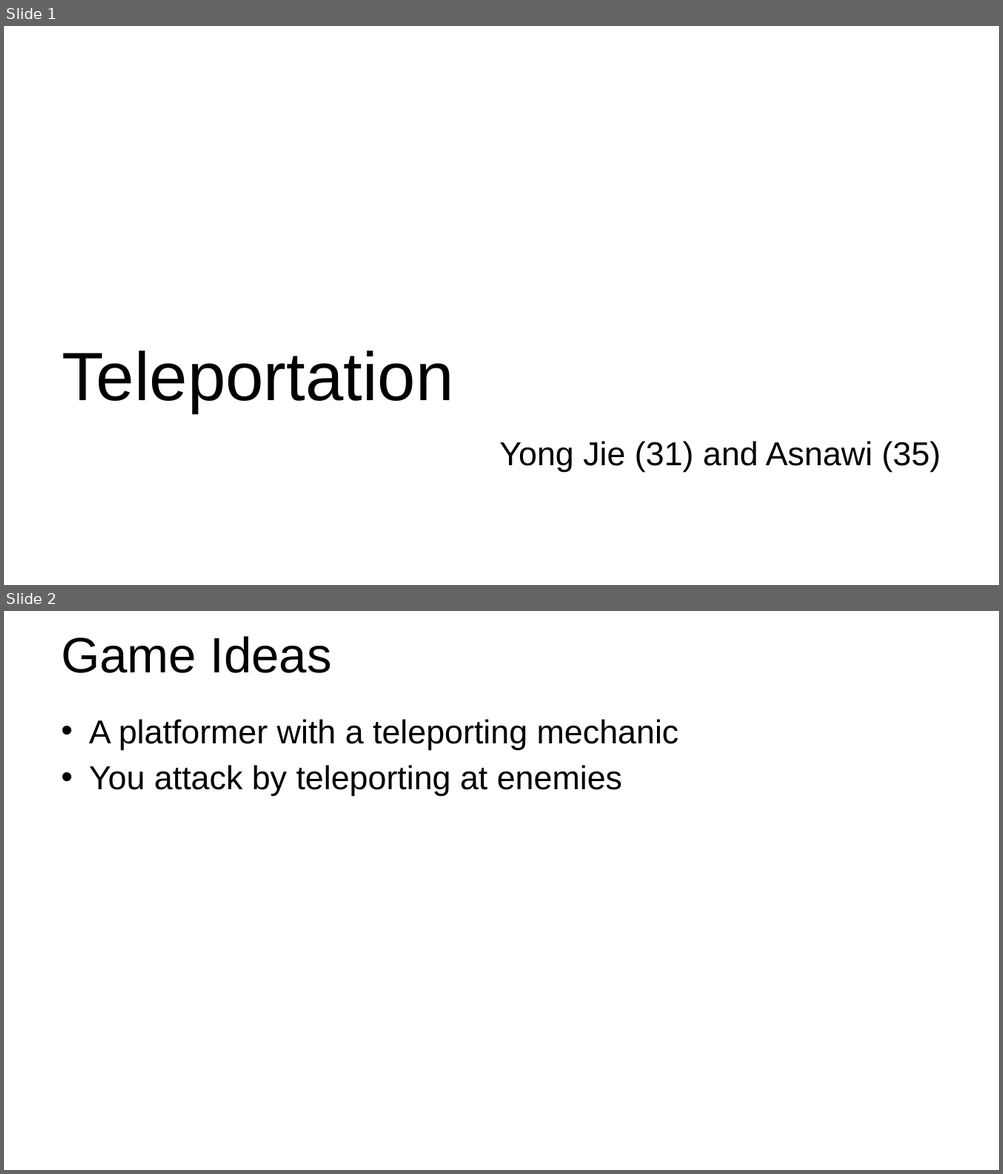
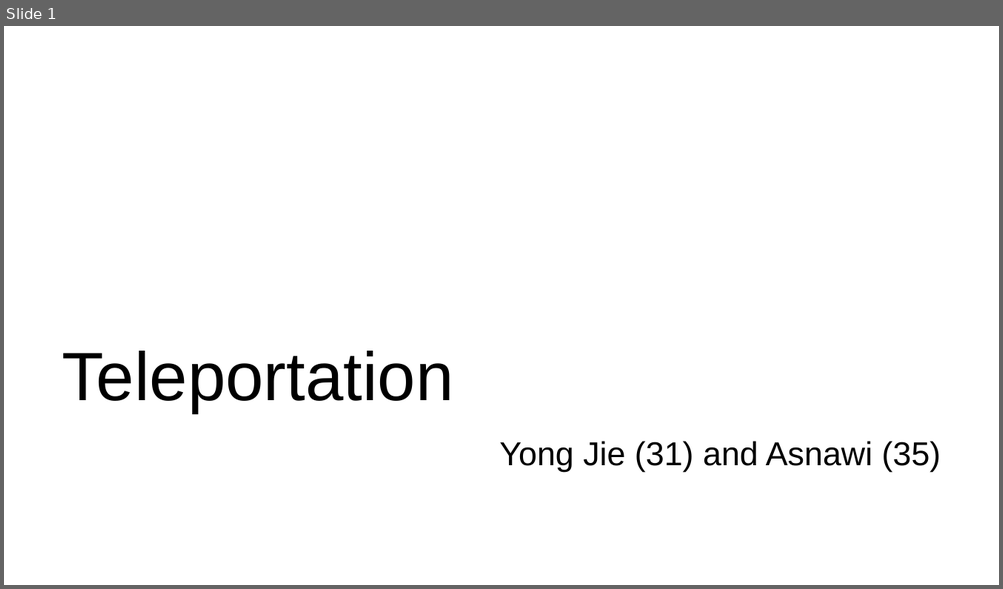
Before and after one commit to Randomdudu/GIT-Mini-Project, a slide deck: 30_Yongjie_35_Asnawi_Presentation.pptx. Shown one above the other, each under a label of ours: slides 1 and 2 before the commit, slide 1 after it. The pictures are 1003x1174 and 1003x589 pixels, drawn with LibreOffice and Linux fonts; fonts in the diff are those of the drawing; background and template pictures are left out. Boxes give left, top, right and bottom in pixels: in the first picture for what was removed or moved away, otherwise in the second. Text is boxed around its words. In the diff, an @@ line names an element or a change of style, - is before the commit and + after.

```diff
--- a/30_Yongjie_35_Asnawi_Presentation.pptx
+++ b/30_Yongjie_35_Asnawi_Presentation.pptx
@@ slide 2 removed at (4, 611, 999, 1170), background picture (left out) @@
@@ title removed at (61, 636, 332, 673) @@
-Game Ideas
@@ text removed at (89, 719, 679, 796) @@
-• A platformer with a teleporting mechanic
-• You attack by teleporting at enemies
```
Also in this commit, not shown: 1 slide changed, 1 slide added, 57 other files.
